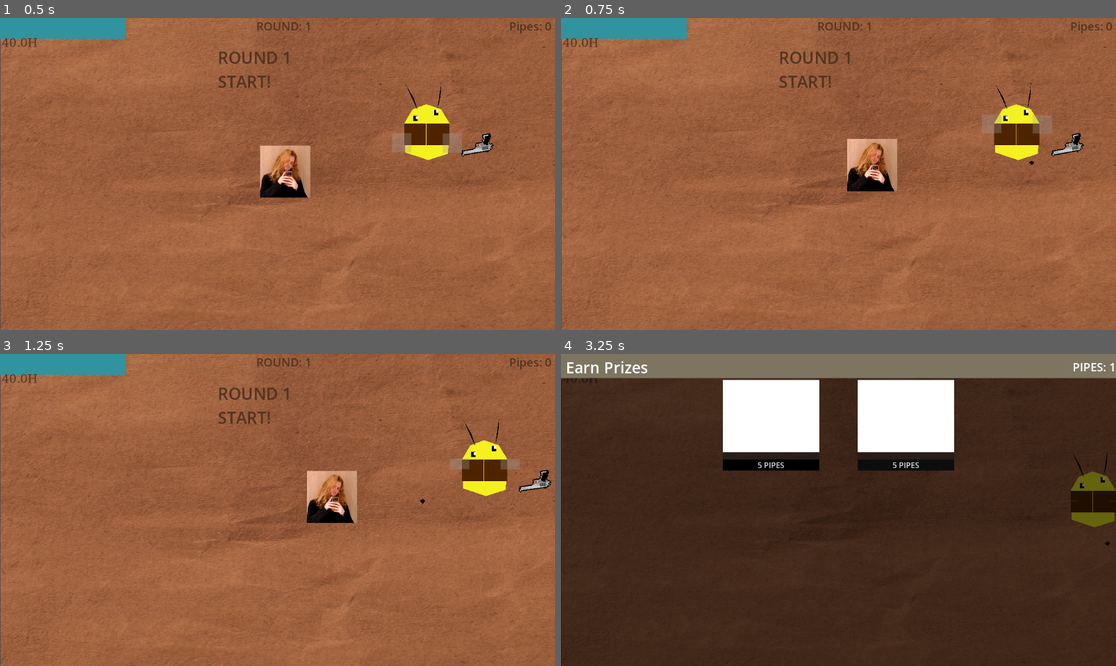
Above: before the commit, frames 1-4 (two rows, left to right).
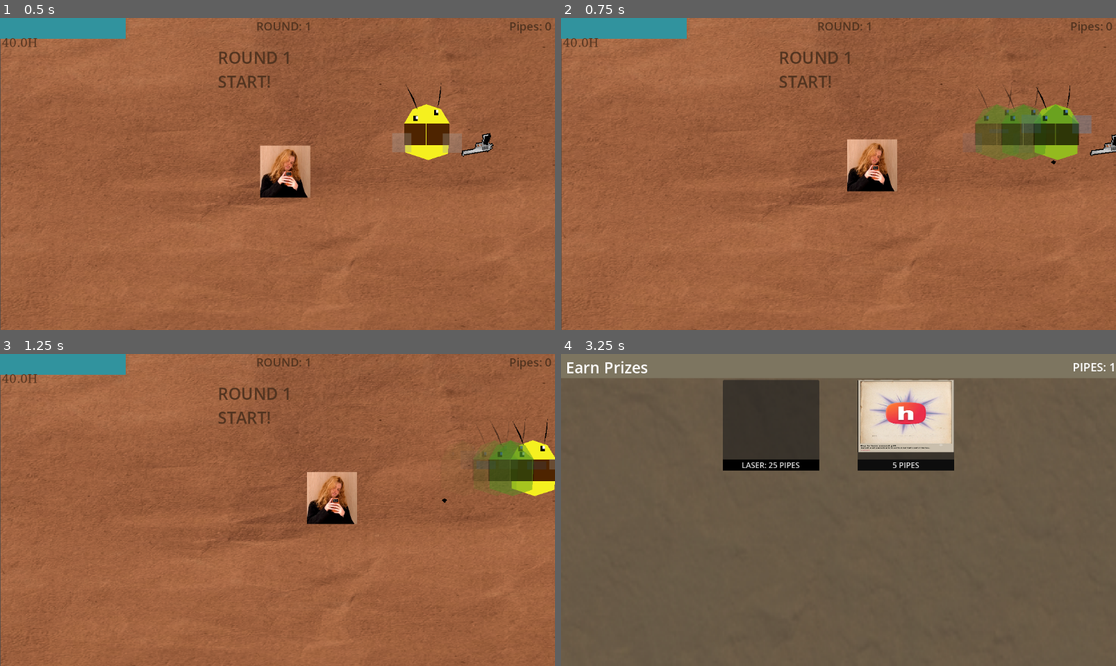
Above: after the commit, the same moments.

Repository: omarwaelppmm-a11y/real-dot
Game: Godot game, scene res://main.tscn
Same seed, same stepped clock (60 frames per second), same inputs: the game is played once before the commit and once after it.
Inputs (mouse positions are in pixels of both pictures, inside the frame that each line leads up to):
- Up to frame 1 (0.5 s): no input
- Up to frame 2 (0.75 s): tap Enter at 0.5 s; move the mouse to (960, 158) at 0.52 s; hold Right (ui_right) from 0.53 s (still down); tap Shift (dash, bound only after the commit) at 0.6 s; click (960, 158) at 0.67 s
- Up to frame 3 (1.25 s): keep holding Right (ui_right); tap Tab (toggle_shop) at 0.77, 1.07 s
- Up to frame 4 (3.25 s): move the mouse to (727, 525) at 1.27 s; release Right (ui_right) at 1.28 s; hold Down (ui_down) 1.28-2.03 s; click (727, 525) at 1.35 s; tap Tab (toggle_shop) at 1.52, 1.82, 3.02 s; tap Shift (dash, bound only after the commit) at 1.55, 2.1, 3.05 s; move the mouse to (894, 441) at 2.02 s; hold Right (ui_right) 2.03-2.78 s; tap Space at 2.75 s; move the mouse to (810, 572) at 2.77 s; hold Up (ui_up) from 2.78 s (still down); tap Alt at 2.85 s; click (810, 572) at 2.92 s

Frame 1 is identical in both runs. In frame 2, 3.4% of the frame differs, in the area x 51-100%, y 20-55%; in frame 3, 3.2%; in frame 4, 90%, in the area x 0-100%, y 7-100%.

Commit message:
Shop and mechanism
adding things to the shop and also added the dash mechanic and polishing it.

Diff:
--- /dev/null
+++ b/laser_projectile.gd
@@ -0,0 +1,22 @@
+extends Area2D
+
+@export var speed: float = 900.0
+@export var damage: float = 35.0
+
+var direction: Vector2 = Vector2.ZERO
+
+func _ready() -> void:
+	body_entered.connect(_on_body_entered)
+	await get_tree().create_timer(1.5).timeout
+	queue_free()
+
+func _physics_process(delta: float) -> void:
+	global_position += direction * speed * delta
+
+func _on_body_entered(body: Node) -> void:
+	if body.name == "Player":
+		return
+
+	if body.has_method("take_damage"):
+		body.take_damage(damage)
+		queue_free()
--- /dev/null
+++ b/laser_projectile.tscn
@@ -0,0 +1,7 @@
+[gd_scene format=3 uid="uid://6gddm8ok38fp"]
+
+[node name="laser_projectile" type="Area2D" unique_id=219017670]
+
+[node name="Polygon2D" type="Polygon2D" parent="." unique_id=1674480102]
+
+[node name="CollisionShape2D" type="CollisionShape2D" parent="." unique_id=1226330699]
--- a/main.tscn
+++ b/main.tscn
@@ -6,6 +6,8 @@
 [ext_resource type="Texture2D" uid="uid://bp31gun0xrali" path="res://Assets/back.png" id="4_1bvp3"]
 [ext_resource type="Script" uid="uid://6y2xgucyd1xn" path="res://shop_ui.gd" id="5_7mycd"]
 [ext_resource type="Script" uid="uid://cvd8krreyt2nu" path="res://EnemySpawner.gd" id="5_lquwl"]
+[ext_resource type="Texture2D" uid="uid://oh263bxqcrj6" path="res://Assets/Screenshot 2026-06-15 073419.png" id="6_272bh"]
+[ext_resource type="Texture2D" uid="uid://b8lduqpv4mikg" path="res://Assets/Hack cllub.png" id="7_5vw27"]
 
 [sub_resource type="WorldBoundaryShape2D" id="WorldBoundaryShape2D_0xm2m"]
 normal = Vector2(-0.016126934, 0.99986994)
@@ -259,14 +261,14 @@
 grow_vertical = 2
 script = ExtResource("5_7mycd")
 
-[node name="ColorRect" type="ColorRect" parent="CanvasLayer/ShopUI" unique_id=897694658]
+[node name="ColorRect" type="TextureRect" parent="CanvasLayer/ShopUI" unique_id=1354382347]
 layout_mode = 1
 anchors_preset = 15
 anchor_right = 1.0
 anchor_bottom = 1.0
 grow_horizontal = 2
 grow_vertical = 2
-color = Color(0, 0, 0, 0.5882353)
+texture = ExtResource("6_272bh")
 
 [node name="VBoxContainer" type="VBoxContainer" parent="CanvasLayer/ShopUI" unique_id=904581540]
 layout_mode = 1
@@ -309,7 +311,7 @@
 layout_mode = 2
 theme_override_constants/separation = 15
 
-[node name="ColorRect" type="ColorRect" parent="CanvasLayer/ShopUI/VBoxContainer/HBoxContainer2/card1/VBoxContainer" unique_id=220848057]
+[node name="ColorRect" type="TextureRect" parent="CanvasLayer/ShopUI/VBoxContainer/HBoxContainer2/card1/VBoxContainer" unique_id=612566749]
 custom_minimum_size = Vector2(0, 150)
 layout_mode = 2
 
@@ -327,9 +329,11 @@
 layout_mode = 2
 theme_override_constants/separation = 15
 
-[node name="ColorRect" type="ColorRect" parent="CanvasLayer/ShopUI/VBoxContainer/HBoxContainer2/card2/VBoxContainer" unique_id=1418472572]
-custom_minimum_size = Vector2(0, 150)
-layout_mode = 2
+[node name="ColorRect" type="TextureRect" parent="CanvasLayer/ShopUI/VBoxContainer/HBoxContainer2/card2/VBoxContainer" unique_id=1653675815]
+custom_minimum_size = Vector2(112.5, 150)
+layout_mode = 2
+texture = ExtResource("7_5vw27")
+expand_mode = 1
 
 [node name="BuyDamage" type="Button" parent="CanvasLayer/ShopUI/VBoxContainer/HBoxContainer2/card2/VBoxContainer" unique_id=634957904]
 layout_mode = 2
--- a/player.gd
+++ b/player.gd
@@ -3,6 +3,11 @@
 @export var speed: float = 300.0
 @export var max_health: float = 40.0
 @export var wave_frequency: float = 25.0
+
+@export var dash_speed: float = 1000.0
+@export var dash_duration: float = 0.3
+@export var dash_cooldown: float = 6.0
+@export var ghost_spawn_interval: float = 0.05
 
 @onready var head: Polygon2D = $head
 @onready var body: Polygon2D = $body
@@ -26,6 +31,10 @@
 var time_passed: float = 0.0
 
 var pipes_score: int = 0
+
+var is_dashing: bool = false
+var can_dash: bool = true
+var dash_direction: Vector2 = Vector2.ZERO
 
 func _ready() -> void:
 	current_health = max_health
@@ -87,13 +96,57 @@
 		pipes_text_label.text = "Pipes: " + str(pipes_score)
 
 func _physics_process(_delta: float) -> void:
-	var direction := Input.get_vector("ui_left", "ui_right", "ui_up", "ui_down")
-	velocity = direction * speed
+	if is_dashing:
+		velocity = dash_direction * dash_speed
+	else:
+		var direction := Input.get_vector("ui_left", "ui_right", "ui_up", "ui_down")
+		velocity = direction * speed
 
-	if direction.x != 0:
-		transform.x.x = sign(direction.x)
+		if direction.x != 0:
+			transform.x.x = sign(direction.x)
+
+		if Input.is_action_just_pressed("dash") and can_dash and direction != Vector2.ZERO:
+			start_dash(direction)
 
 	move_and_slide()
+
+func start_dash(dir: Vector2) -> void:
+	is_dashing = true
+	can_dash = false
+	dash_direction = dir.normalized()
+
+	start_cooldown_timer()
+	spawn_ghosts_loop()
+
+	await get_tree().create_timer(dash_duration).timeout
+	is_dashing = false
+
+func spawn_ghosts_loop() -> void:
+	while is_dashing:
+		create_ghost_instance()
+		await get_tree().create_timer(ghost_spawn_interval).timeout
+
+func create_ghost_instance() -> void:
+	var ghost = Node2D.new()
+	ghost.global_position = global_position
+	ghost.transform.x.x = transform.x.x
+
+	for child in get_children():
+		if child is Polygon2D or child is ColorRect:
+			var duplicate_child = child.duplicate()
+			ghost.add_child(duplicate_child)
+
+	get_parent().add_child(ghost)
+
+	ghost.modulate = Color(0.3, 0.6, 1.0, 0.6)
+
+	var tween = create_tween()
+	tween.tween_property(ghost, "modulate:a", 0.0, 0.3)
+	tween.tween_callback(ghost.queue_free)
+
+func start_cooldown_timer() -> void:
+	await get_tree().create_timer(dash_cooldown).timeout
+	can_dash = true
 
 func die() -> void:
 	if is_instance_valid(game_over_screen):
--- a/project.godot
+++ b/project.godot
@@ -36,6 +36,11 @@
 "events": [Object(InputEventKey,"resource_local_to_scene":false,"resource_name":"","device":-1,"window_id":0,"alt_press …(195 unchanged characters)…
 ]
 }
+dash={
+"deadzone": 0.2,
+"events": [Object(InputEventKey,"resource_local_to_scene":false,"resource_name":"","device":-1,"window_id":0,"alt_pressed":false,"shift_pressed":false,"ctrl_pressed":false,"meta_pressed":false,"pressed":false,"keycode":0,"physical_keycode":4194325,"key_label":0,"unicode":0,"location":0,"echo":false,"script":null)
+]
+}
 
 [physics]
 
--- a/shop_ui.gd
+++ b/shop_ui.gd
@@ -1,19 +1,20 @@
 extends Control
 
 @onready var pipe_display_label: Label = get_node("VBoxContainer/PanelContainer/HBoxContainer/PipeDisplayLabel")
-@onready var buy_fire_rate_btn: Button = get_node("VBoxContainer/HBoxContainer2/card1/VBoxContainer/BuyFireRate")
+@onready var buy_weapon_btn: Button = get_node("VBoxContainer/HBoxContainer2/card1/VBoxContainer/BuyFireRate")
 @onready var buy_damage_btn: Button = get_node("VBoxContainer/HBoxContainer2/card2/VBoxContainer/BuyDamage")
 
 var player: CharacterBody2D = null
 var gun: Node2D = null
 
-var fire_rate_cost: int = 5
+var weapon_cost: int = 25
 var damage_cost: int = 5
+var weapon_unlocked: bool = false
 
 func _ready() -> void:
 	hide()
 	process_mode = Node.PROCESS_MODE_ALWAYS
-	buy_fire_rate_btn.pressed.connect(_on_buy_fire_rate)
+	buy_weapon_btn.pressed.connect(_on_buy_weapon)
 	buy_damage_btn.pressed.connect(_on_buy_damage)
 
 func _input(event: InputEvent) -> void:
@@ -46,16 +47,24 @@
 	else:
 		pipe_display_label.text = "PIPES: 0"
 
-	buy_fire_rate_btn.text = str(fire_rate_cost) + " PIPES"
+	if weapon_unlocked:
+		buy_weapon_btn.text = "EQUIPPED"
+		buy_weapon_btn.disabled = true
+	else:
+		buy_weapon_btn.text = "LASER: " + str(weapon_cost) + " PIPES"
+
 	buy_damage_btn.text = str(damage_cost) + " PIPES"
 
-func _on_buy_fire_rate() -> void:
+func _on_buy_weapon() -> void:
 	if not is_instance_valid(player) or not is_instance_valid(gun): return
-	if player.pipes_score >= fire_rate_cost:
-		player.pipes_score -= fire_rate_cost
+	if player.pipes_score >= weapon_cost and not weapon_unlocked:
+		player.pipes_score -= weapon_cost
 		player.update_pipes_ui()
-		gun.fire_rate = max(0.04, gun.fire_rate - 0.02)
-		fire_rate_cost = int(fire_rate_cost * 1.5)
+
+		weapon_unlocked = true
+		if gun.has_method("swap_to_laser"):
+			gun.swap_to_laser()
+
 		update_shop_ui()
 
 func _on_buy_damage() -> void:
Binary file added: Assets/Hack cllub.png
Not shown, added: Assets/Hack cllub.png.import
Binary file added: Assets/STATIS SHOTGUN.png
Not shown, added: Assets/STATIS SHOTGUN.png.import
Binary file added: Assets/Screenshot 2026-06-15 073419.png
Not shown, added: Assets/Screenshot 2026-06-15 073419.png.import
Binary file added: Assets/frame.png
Not shown, added: Assets/frame.png.import
Binary file added: Assets/i wish.png
Not shown, added: Assets/i wish.png.import
Binary file added: Assets/rightt.png
Not shown, added: Assets/rightt.png.import
(and 1 more such lines)
